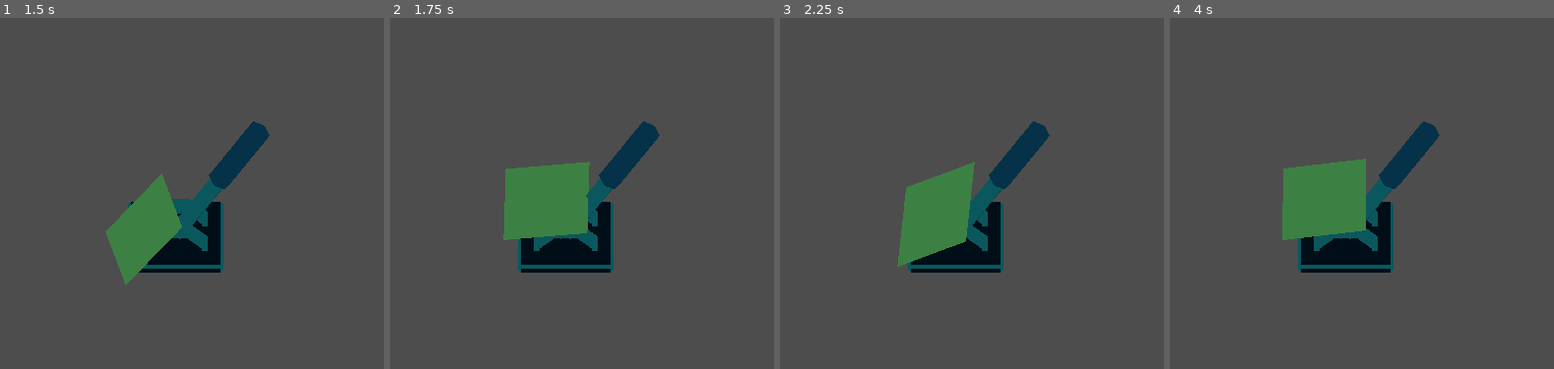
Above: before the commit, frames 1-4 (left to right).
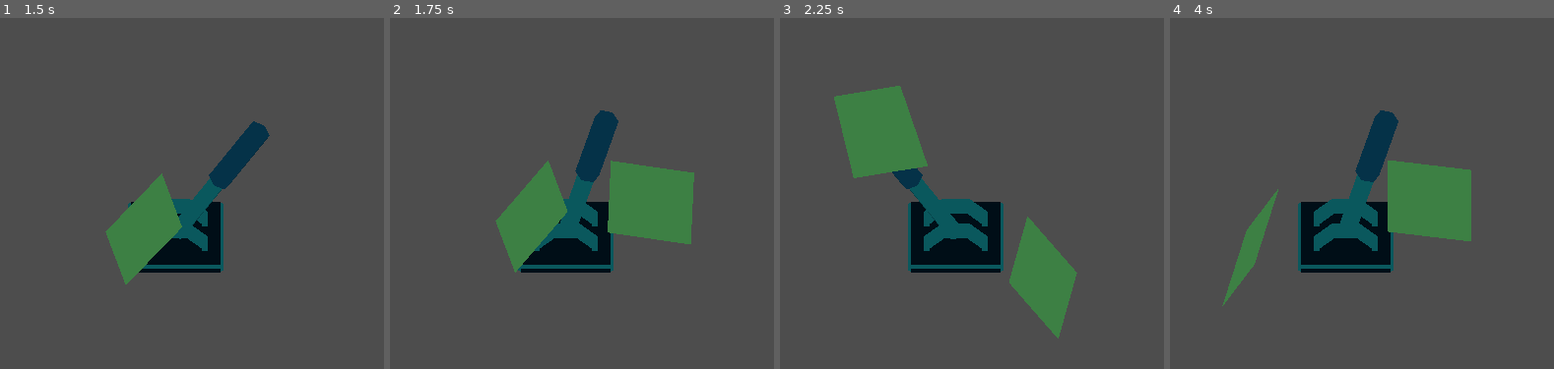
Above: after the commit, the same moments.

Repository: Wake1st/GomiMoni
Game: Godot game, scene res://testing/mechanics/test_switch.tscn
Same seed, same stepped clock (60 frames per second), same inputs: the game is played once before the commit and once after it. The project has no main scene, so this scene is started directly.
Inputs:
- Up to frame 1 (1.5 s): tap Enter (ui_accept) at 0.5, 0.77 s; hold Right (ui_right) 0.53-1.28 s; tap X (swap_character_next) at 0.6 s; hold Down (ui_down) from 1.28 s (still down); tap Z (swap_character_prev) at 1.35 s
- Up to frame 2 (1.75 s): keep holding Down (ui_down); tap Enter (ui_accept) at 1.52 s
- Up to frame 3 (2.25 s): release Down (ui_down) at 2.03 s; hold Right (ui_right) from 2.03 s (still down); hold 1 from 2.03 s (still down)
- Up to frame 4 (4 s): release Right (ui_right) at 2.78 s; release 1 at 2.78 s; hold Up (ui_up) 2.78-3.53 s; tap 2 at 2.85 s; tap Enter (ui_accept) at 3.02, 3.77 s; hold Left (ui_left) from 3.53 s (still down); tap X (swap_character_next) at 3.6 s

Frame 1 is identical in both runs. In frame 2, 9.6% of the frame differs, in the area x 27-80%, y 26-73%; in frame 3, 13%, in the area x 14-78%, y 19-92%; in frame 4, 12%.

Commit message:
ensuring tests work correctly

Diff:
--- a/testing/mechanics/test_switch.gd
+++ b/testing/mechanics/test_switch.gd
@@ -29,8 +29,8 @@
 			flyer.apply_impulse(Vector3.RIGHT * flyer_strength)
 
 
-func handle_switch_thrown(isOn: bool) -> void:
-	switchThrown = isOn
+func handle_switch_thrown() -> void:
+	switchThrown = !switchThrown
 
-	var switch_position: String = "on" if isOn else "off"
+	var switch_position: String = "on" if switchThrown else "off"
 	print("Switch is %s" % switch_position)
